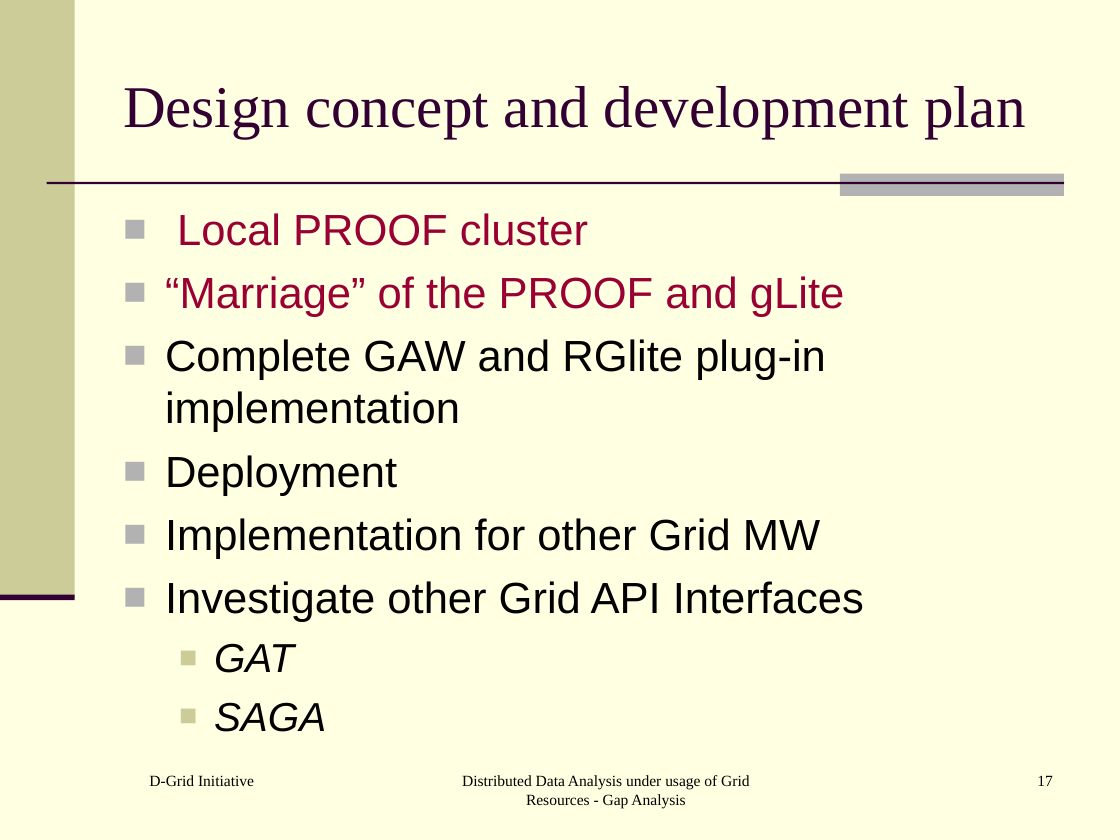
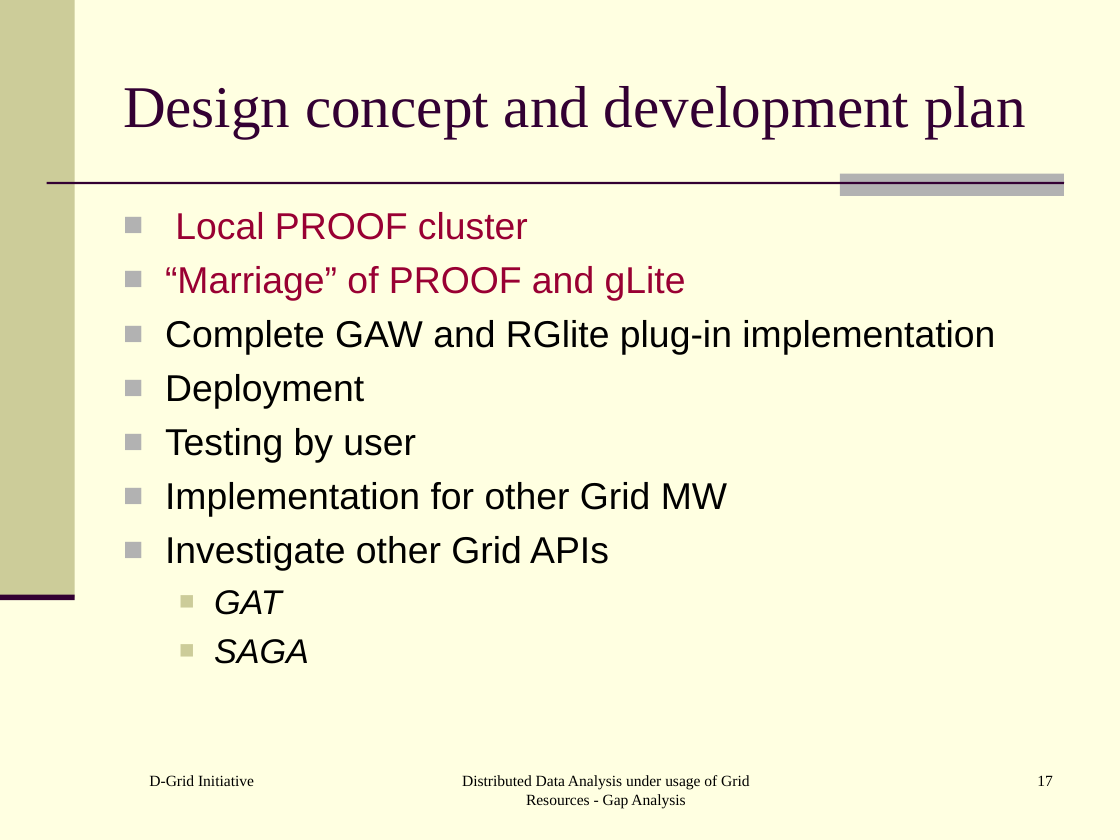
Before and after one commit to AnarManafov/PoDDocumentation, a slide deck: slide 17 of HEPCG-Workshops/2006-Nov/HEPCG-Workshops-2006-Nov.ppt. Drawn at 1120x840 pixels with LibreOffice and Linux fonts; fonts in the diff are those of the drawing. Boxes give left, top, right and bottom in pixels: in the first picture for what was removed or moved away, otherwise in the second. Text is boxed around its words. In the diff, an @@ line names an element or a change of style, - is before the commit and + after.

```diff
--- a/HEPCG-Workshops/2006-Nov/HEPCG-Workshops-2006-Nov.ppt
+++ b/HEPCG-Workshops/2006-Nov/HEPCG-Workshops-2006-Nov.ppt
@@ text at <box>165,212,995,664</box>: size 28 to 24 pt in "Local PROOF cluster", "Complete GAW and RGlite plug-in implementation", "Deployment", "Implementation for other Grid MW"; size 26 to 22 pt in "GAT", "SAGA"; less space between paragraphs @@
@@ text at <box>165,266,686,300</box>: text changed; size 28 to 24 pt @@
-■ “Marriage” of the PROOF and gLite
+■ “Marriage” of PROOF and gLite
@@ text at <box>165,428,416,463</box>: paragraph added @@
+■ Testing by user
@@ text at <box>165,536,609,571</box>: text changed; size 28 to 24 pt @@
-■ Investigate other Grid API Interfaces
+■ Investigate other Grid APIs
```
Also in this commit, not shown: 7 other slides changed.
